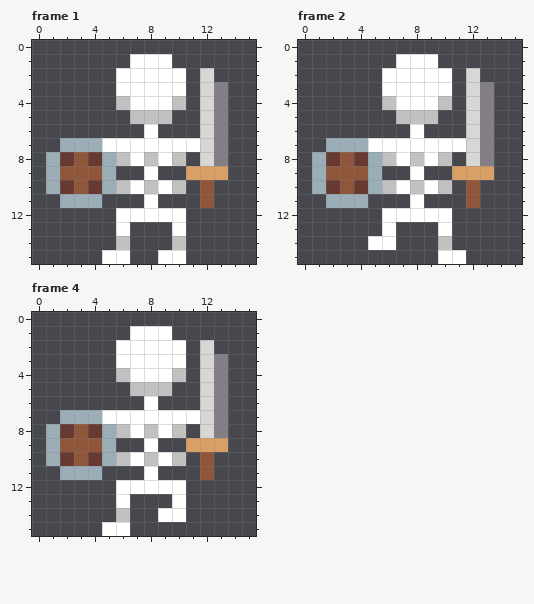
Pixel-art file -- resources/gfx/entities/entities.antagonist/minions/skeleton/skeleton.warrior/SkeletonWarrior-Up.aseprite. Above, as it was before the edit.
16x16 pixels, 4 frames. Shown: frame 1, frame 2, frame 4. The commit also changed other frames, which this record leaves out.
After the commit:
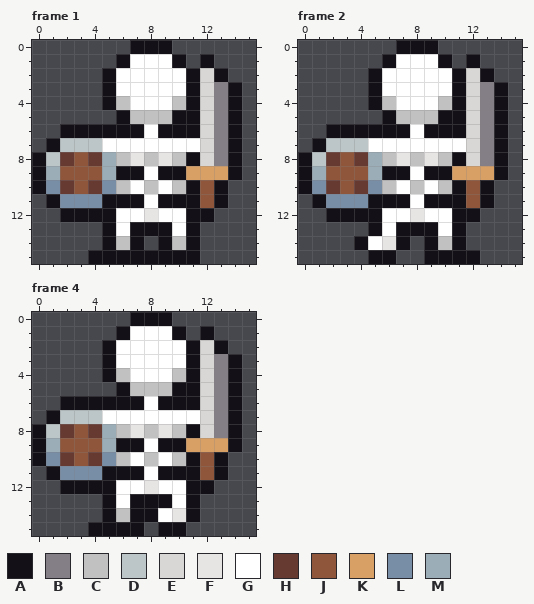
Palette (. is transparent): A #141018  B #847e87  C #c1c1c1  D #bcc6c9  E #d9d6d6  F #e7e5e4  G #ffffff  H #663931  J #8f563b  K #d9a066  L #788ea7  M #9badb7
From old to new:
Frame 1:
The edit adds colour A in row 0 at x 7 to 9; in row 1 at x 6, 10 and 12; in row 2 at x 5, 11 and 13; in rows 3 to 4 at x 5, 11 and 14; in row 5 at x 6, 10 to 11 and 14; in row 6 at x 2 to 7, 9 to 11 and 14.
The edit adds colour A in row 7 at x 1 and 14; in row 8 at x 0, 11 and 14; in row 9 at x 0, 6 to 7, 9 to 10 and 14; in row 10 at x 0, 11 and 13; in row 11 at x 1, 5 to 7, 9 to 11 and 13; in row 12 at x 2 to 5 and 11 to 12.
The edit adds colour A in row 13 at x 5, 7 to 9 and 11; in row 14 at x 5, 7, 9 and 11; in row 15 at x 4, 7 to 8 and 11.
Colour G gives way to colour A in row 15 at x 5 to 6 and 9 to 10.
Colour M gives way to colour D in row 7 at x 2 to 4; in row 8 at x 1.
Colour G gives way to colour F in row 8 at x 7 and 9; in row 12 at x 8.
Colour M gives way to colour L in row 10 at x 1 and 5; in row 11 at x 2 to 4.
Frame 2:
The edit adds colour A in row 0 at x 7 to 9; in row 1 at x 6, 10 and 12; in row 2 at x 5, 11 and 13; in rows 3 to 4 at x 5, 11 and 14; in row 5 at x 6, 10 to 11 and 14; in row 6 at x 2 to 7, 9 to 11 and 14.
The edit adds colour A in row 7 at x 1 and 14; in row 8 at x 0, 11 and 14; in row 9 at x 0, 6 to 7, 9 to 10 and 14; in row 10 at x 0, 11 and 13; in row 11 at x 1, 5 to 7, 9 to 11 and 13; in row 12 at x 2 to 5 and 11 to 12.
The edit adds colour A in row 13 at x 5, 7 to 9 and 11; in row 14 at x 4, 7, 9 and 11; in row 15 at x 5 to 6, 9 and 12.
Colour G gives way to colour A in row 15 at x 10 to 11.
Colour M gives way to colour D in row 7 at x 2 to 4; in row 8 at x 1.
Colour G gives way to colour F in row 8 at x 7 and 9; in row 12 at x 8; in row 14 at x 6.
Colour M gives way to colour L in row 10 at x 1 and 5; in row 11 at x 2 to 4.
Frame 4:
The edit adds colour A in row 0 at x 7 to 9; in row 1 at x 6, 10 and 12; in row 2 at x 5, 11 and 13; in rows 3 to 4 at x 5, 11 and 14; in row 5 at x 6, 10 to 11 and 14; in row 6 at x 2 to 7, 9 to 11 and 14.
The edit adds colour A in row 7 at x 1 and 14; in row 8 at x 0, 11 and 14; in row 9 at x 0, 6 to 7, 9 to 10 and 14; in row 10 at x 0, 11 and 13; in row 11 at x 1, 5 to 7, 9 to 11 and 13; in row 12 at x 2 to 5 and 11 to 12.
The edit adds colour A in row 13 at x 5, 7 to 9 and 11; in row 14 at x 5, 7 to 8 and 11; in row 15 at x 4, 7 and 9 to 10.
Colour G gives way to colour A in row 15 at x 5 to 6.
Colour M gives way to colour D in row 7 at x 2 to 4; in row 8 at x 1.
Colour G gives way to colour F in row 8 at x 7 and 9; in row 12 at x 8; in row 14 at x 10.
Colour M gives way to colour L in row 10 at x 1 and 5; in row 11 at x 2 to 4.
